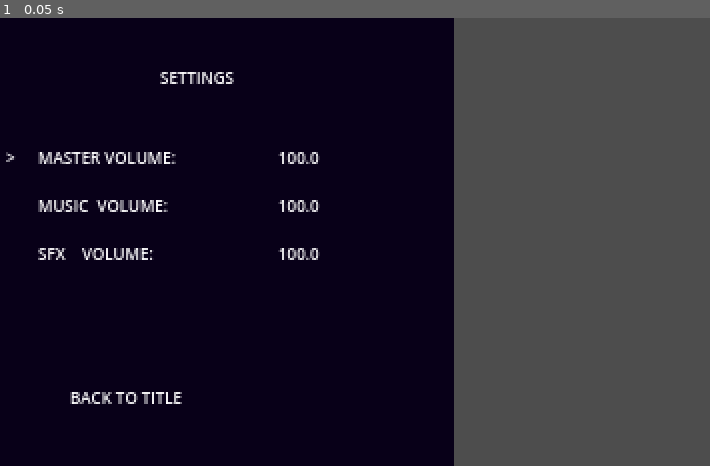
Above: before the commit, frame 1.
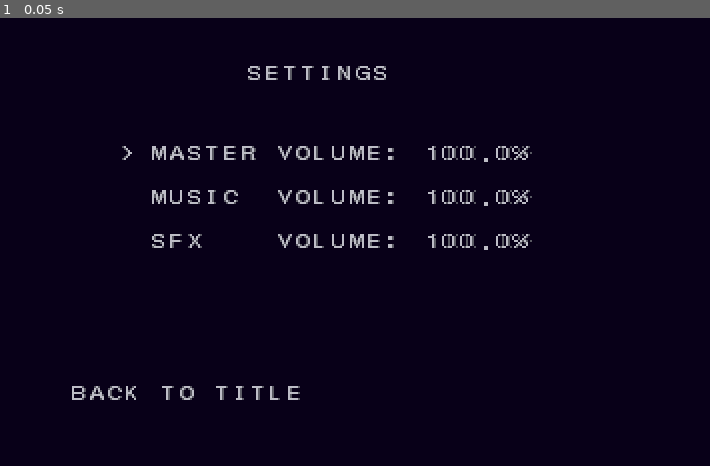
Above: after the commit, the same moment.

Repository: Ricoh2A03/Rockman-World-2-Remake
Game: Godot game, scene res://Scenes/Settings/settings_scene.tscn
Same seed, same stepped clock (60 frames per second), same inputs: the game is played once before the commit and once after it. This scene is started directly instead of the project's main scene. Sound files missing from this copy of the repository are replaced by a short silence.
Inputs:
- Up to frame 1 (0.05 s): no input

The runs differ from the first frame. In frame 1, 39% of the frame differs, in the area x 0-100%, y 0-100%.

Commit message:
Scene transition routine changed
Changed scene references from PackedScene to a String so Godot doesn't freak out when recursion occurs

Diff:
--- a/Objects/Components/Scene Transitor/scene_transitor.gd
+++ b/Objects/Components/Scene Transitor/scene_transitor.gd
@@ -1,5 +1,5 @@
 class_name SceneTransitor extends Node
 
-@export var scenes: Array[PackedScene] = []
+@export var scenes: Array[String] = []
 
-signal start_transition
+#signal start_transition
--- a/Scenes/Copyright Screen/copyright_screen.tscn
+++ b/Scenes/Copyright Screen/copyright_screen.tscn
@@ -1,9 +1,8 @@
-[gd_scene load_steps=15 format=3 uid="uid://br5ihmapn44vc"]
+[gd_scene load_steps=14 format=3 uid="uid://br5ihmapn44vc"]
 
 [ext_resource type="Script" uid="uid://cij1yb1ceiyhm" path="res://Scenes/Copyright Screen/copyright_screen.gd" id="1_qvh7j"]
 [ext_resource type="AudioStream" uid="uid://dn6pwhr1fucyi" path="res://Assets/Music/mus_logo.wav" id="2_upau0"]
 [ext_resource type="Script" uid="uid://gbld5irc21s8" path="res://Objects/Components/Scene Transitor/scene_transitor.gd" id="3_gt8fi"]
-[ext_resource type="PackedScene" uid="uid://cnvt4vlwtpda3" path="res://Scenes/PLACEHOLDER/Title/title.tscn" id="4_dc624"]
 [ext_resource type="Texture2D" uid="uid://ck4vxj3eyb1ya" path="res://Assets/UI/Copyright/capcom_logo.png" id="4_vg17v"]
 [ext_resource type="PackedScene" uid="uid://dvbqo5o3b64ux" path="res://Shared/Color Label/color_label.tscn" id="6_lnwks"]
 
@@ -72,7 +71,7 @@
 
 [node name="SceneTransitor" type="Node" parent="."]
 script = ExtResource("3_gt8fi")
-scenes = Array[PackedScene]([ExtResource("4_dc624")])
+scenes = Array[String](["res://Scenes/PLACEHOLDER/Title/title.tscn"])
 
 [node name="BG" type="ColorRect" parent="."]
 offset_right = 384.0
--- a/Scenes/Main/main.gd
+++ b/Scenes/Main/main.gd
@@ -8,11 +8,11 @@
 ##########################################
 
 ## Scene that loads at the start of the game.
-@export var first_scene: PackedScene
+@export var first_scene: String
 ## Speed at which [member first_scene] is faded in.
 @export var load_fade_speed: float = 0.0
 
-var current_scene: Scene
+var current_scene
 
 ##########################################
 
@@ -72,12 +72,12 @@
 var is_scene_transition: bool = false
 
 ## Returns [code]true[/code] if [member is_scene_transition] is in process.
-func get_scene_transition() -> bool: return is_scene_transition
+func get_scene_transition_state() -> bool: return is_scene_transition
 
 ## Initiaizes a scene transition to a specified file.[br]
 ## Parameter [param duration] determines the speed of the transition.[br]
 ## If [param fade_in] is [code]true[/code], if transition should start with the fade in effect.
-func goto_scene(duration: float, to_scene: PackedScene = null, fade_in: bool = false, music_fade_out: bool = true) -> void:
+func goto_scene(duration: float, scene_path: String = "", fade_in: bool = false, music_fade_out: bool = true) -> void:
 	# Get out if transitioning already.
 	if is_scene_transition: return
 
@@ -99,9 +99,9 @@
 		var delay = get_tree().create_timer(1)
 		await delay.timeout
 
-	if to_scene:
+	if scene_path != "":
 		if current_scene: current_scene.queue_free()
-		var scene_instance = to_scene.instantiate()
+		var scene_instance = load(scene_path).instantiate()
 		current_scene = scene_instance
 		call_deferred("add_child", scene_instance)
 
--- a/Scenes/Main/main.tscn
+++ b/Scenes/Main/main.tscn
@@ -1,12 +1,11 @@
-[gd_scene load_steps=3 format=3 uid="uid://mjdfaonk3tq2"]
+[gd_scene load_steps=2 format=3 uid="uid://mjdfaonk3tq2"]
 
 [ext_resource type="Script" uid="uid://dwx2ii0tuwmi3" path="res://Scenes/Main/main.gd" id="1_wt6wc"]
-[ext_resource type="PackedScene" uid="uid://br5ihmapn44vc" path="res://Scenes/Copyright Screen/copyright_screen.tscn" id="2_lixft"]
 
 [node name="Main" type="Node"]
 process_mode = 3
 script = ExtResource("1_wt6wc")
-first_scene = ExtResource("2_lixft")
+first_scene = "res://Scenes/Copyright Screen/copyright_screen.tscn"
 
 [node name="SceneTransition" type="CanvasLayer" parent="."]
 layer = 10
--- a/Scenes/PLACEHOLDER/Title/title.tscn
+++ b/Scenes/PLACEHOLDER/Title/title.tscn
@@ -1,11 +1,9 @@
-[gd_scene load_steps=9 format=3 uid="uid://cnvt4vlwtpda3"]
+[gd_scene load_steps=7 format=3 uid="uid://cnvt4vlwtpda3"]
 
 [ext_resource type="Script" uid="uid://cosjcealp457" path="res://Scenes/PLACEHOLDER/Title/title.gd" id="1_fqf64"]
 [ext_resource type="Texture2D" uid="uid://do6lc4k2sxk00" path="res://Assets/PLACEHOLDER/Title Screen/title.png" id="1_jyyao"]
 [ext_resource type="AudioStream" uid="uid://cqjv2hekhaa3e" path="res://Assets/Music/Rushjet1/TitleScreen.ogg" id="2_bkpdu"]
 [ext_resource type="Script" uid="uid://gbld5irc21s8" path="res://Objects/Components/Scene Transitor/scene_transitor.gd" id="3_we2a1"]
-[ext_resource type="PackedScene" uid="uid://d0w3aeoj18s8f" path="res://Scenes/Stage Select/stage_select.tscn" id="4_xnlo6"]
-[ext_resource type="PackedScene" uid="uid://xmo08katsae5" path="res://Scenes/Settings/settings_scene.tscn" id="5_6x8gp"]
 [ext_resource type="AudioStream" uid="uid://dyp2iwe05vvx4" path="res://Assets/SFX/Menus/sfx_menu_select.wav" id="6_fop4u"]
 [ext_resource type="PackedScene" uid="uid://dvbqo5o3b64ux" path="res://Shared/Color Label/color_label.tscn" id="7_bkpdu"]
 
@@ -17,7 +15,7 @@
 
 [node name="SceneTransitor" type="Node" parent="."]
 script = ExtResource("3_we2a1")
-scenes = Array[PackedScene]([ExtResource("4_xnlo6"), ExtResource("5_6x8gp")])
+scenes = Array[String](["res://Scenes/Stage Select/stage_select.tscn", "res://Scenes/Settings/settings_scene.tscn"])
 
 [node name="BGColor" type="ColorRect" parent="."]
 anchors_preset = 15
--- a/Scenes/Settings/settings_scene.tscn
+++ b/Scenes/Settings/settings_scene.tscn
@@ -1,7 +1,7 @@
 [gd_scene load_steps=5 format=3 uid="uid://xmo08katsae5"]
 
-[ext_resource type="Texture2D" uid="uid://do6lc4k2sxk00" path="res://Assets/PLACEHOLDER/Title Screen/title.png" id="2_dmbru"]
-[ext_resource type="FontFile" uid="uid://bv7wt3hxgq047" path="res://Assets/Fonts/MMRock9.ttf" id="3_ucn5k"]
+[ext_resource type="PackedScene" uid="uid://b64ts823vknoo" path="res://Objects/Components/Scene Transitor/scene_transitor.tscn" id="1_70m67"]
+[ext_resource type="PackedScene" uid="uid://dvbqo5o3b64ux" path="res://Shared/Color Label/color_label.tscn" id="3_lplij"]
 [ext_resource type="AudioStream" uid="uid://dyp2iwe05vvx4" path="res://Assets/SFX/Menus/sfx_menu_select.wav" id="4_7g67i"]
 
 [sub_resource type="GDScript" id="GDScript_m3fxx"]
@@ -15,49 +15,41 @@
 func _ready() -> void:
 	var i = 0
 	for child in $Values.get_children():
-		child.text = var_to_str(Globals.settings_sound[i])
+		child.set_label(var_to_str(Globals.settings_sound[i]) + \"%\")
 		i += 1
 
 func _input(event):
 	if event.is_action_pressed(\"weapon_menu\"):
-		pass
-
-	if _can_select and event.is_action_pressed(\"up\"):
-
-		%CursorSFX.play()
-		_selection -= 1
-		if _selection < 0: _selection = 1
-
-	if _can_select and event.is_action_pressed(\"down\"):
-		pass
+		Globals.main.goto_scene(0.35, scene_transitor.scenes[0])
 
 func _process(delta: float) -> void:
 	pass
 "
 
-[node name="SettingsScene" type="Node2D"]
+[node name="SettingsScene" type="Node2D" node_paths=PackedStringArray("scene_transitor")]
 script = SubResource("GDScript_m3fxx")
+scene_transitor = NodePath("SceneTransitor")
 
-[node name="BG" type="Sprite2D" parent="."]
-position = Vector2(-256, -224)
-scale = Vector2(2, 2)
-texture = ExtResource("2_dmbru")
-centered = false
+[node name="SceneTransitor" parent="." instance=ExtResource("1_70m67")]
+scenes = Array[String](["res://Scenes/PLACEHOLDER/Title/title.tscn"])
+
+[node name="BG" type="ColorRect" parent="."]
+offset_right = 384.0
+offset_bottom = 224.0
+color = Color(0.0313726, 0, 0.0941176, 1)
 metadata/_edit_lock_ = true
-
-[node name="Cursor" type="Label" parent="."]
-unique_name_in_owner = true
-offset_left = 32.0
-offset_top = 64.0
-offset_right = 40.0
-offset_bottom = 73.0
-theme_override_fonts/font = ExtResource("3_ucn5k")
-theme_override_font_sizes/font_size = 8
-text = ">"
 
 [node name="CursorSFX" type="AudioStreamPlayer" parent="."]
 unique_name_in_owner = true
 stream = ExtResource("4_7g67i")
+
+[node name="Cursor" parent="." instance=ExtResource("3_lplij")]
+unique_name_in_owner = true
+offset_left = 88.0
+offset_top = 64.0
+offset_right = 97.0
+offset_bottom = 72.0
+text = ">"
 
 [node name="Text" type="Control" parent="."]
 layout_mode = 3
@@ -67,56 +59,32 @@
 grow_horizontal = 2
 grow_vertical = 2
 
-[node name="MenuText" type="Label" parent="Text"]
+[node name="Settings" parent="Text" instance=ExtResource("3_lplij")]
 layout_mode = 0
-offset_left = 96.0
+offset_left = 152.0
 offset_top = 24.0
-offset_right = 160.0
-offset_bottom = 33.0
-theme_override_fonts/font = ExtResource("3_ucn5k")
-theme_override_font_sizes/font_size = 8
+offset_right = 224.0
+offset_bottom = 32.0
 text = "SETTINGS"
-horizontal_alignment = 1
-vertical_alignment = 1
 
-[node name="MasterVolume" type="Label" parent="Text"]
+[node name="SettingsNames" parent="Text" instance=ExtResource("3_lplij")]
 layout_mode = 0
-offset_left = 48.0
+offset_left = 104.0
 offset_top = 64.0
-offset_right = 152.0
-offset_bottom = 73.0
-theme_override_fonts/font = ExtResource("3_ucn5k")
-theme_override_font_sizes/font_size = 8
-text = "MASTER VOLUME:"
+offset_right = 230.0
+offset_bottom = 116.0
+text = "MASTER VOLUME:
 
-[node name="MusicVolume" type="Label" parent="Text"]
-layout_mode = 0
-offset_left = 48.0
-offset_top = 88.0
-offset_right = 152.0
-offset_bottom = 97.0
-theme_override_fonts/font = ExtResource("3_ucn5k")
-theme_override_font_sizes/font_size = 8
-text = "MUSIC  VOLUME:"
+MUSIC  VOLUME:
 
-[node name="SFXVolume" type="Label" parent="Text"]
-layout_mode = 0
-offset_left = 48.0
-offset_top = 112.0
-offset_right = 152.0
-offset_bottom = 121.0
-theme_override_fonts/font = ExtResource("3_ucn5k")
-theme_override_font_sizes/font_size = 8
-text = "SFX    VOLUME:"
+SFX    VOLUME:"
 
-[node name="GoToTitle" type="Label" parent="Text"]
+[node name="BackToTitle" parent="Text" instance=ExtResource("3_lplij")]
 layout_mode = 0
 offset_left = 64.0
 offset_top = 184.0
-offset_right = 168.0
-offset_bottom = 193.0
-theme_override_fonts/font = ExtResource("3_ucn5k")
-theme_override_font_sizes/font_size = 8
+offset_right = 181.0
+offset_bottom = 192.0
 text = "BACK TO TITLE"
 
 [node name="Values" type="Control" parent="."]
@@ -127,35 +95,29 @@
 grow_horizontal = 2
 grow_vertical = 2
 
-[node name="MasterValue" type="Label" parent="Values"]
+[node name="ValueMaster" parent="Values" instance=ExtResource("3_lplij")]
 unique_name_in_owner = true
 layout_mode = 0
-offset_left = 168.0
+offset_left = 240.0
 offset_top = 64.0
-offset_right = 176.0
-offset_bottom = 73.0
-theme_override_fonts/font = ExtResource("3_ucn5k")
-theme_override_font_sizes/font_size = 8
-text = "0"
+offset_right = 276.0
+offset_bottom = 72.0
+horizontal_alignment = 2
 
-[node name="MusicValue" type="Label" parent="Values"]
+[node name="ValueMusic" parent="Values" instance=ExtResource("3_lplij")]
 unique_name_in_owner = true
 layout_mode = 0
-offset_left = 168.0
-offset_top = 88.0
-offset_right = 176.0
-offset_bottom = 97.0
-theme_override_fonts/font = ExtResource("3_ucn5k")
-theme_override_font_sizes/font_size = 8
-text = "0"
+offset_left = 240.0
+offset_top = 86.0
+offset_right = 276.0
+offset_bottom = 94.0
+horizontal_alignment = 2
 
-[node name="SFXValue" type="Label" parent="Values"]
+[node name="ValueSFX" parent="Values" instance=ExtResource("3_lplij")]
 unique_name_in_owner = true
 layout_mode = 0
-offset_left = 168.0
-offset_top = 112.0
-offset_right = 176.0
-offset_bottom = 121.0
-theme_override_fonts/font = ExtResource("3_ucn5k")
-theme_override_font_sizes/font_size = 8
-text = "0"
+offset_left = 240.0
+offset_top = 108.0
+offset_right = 276.0
+offset_bottom = 116.0
+horizontal_alignment = 2
--- a/Scenes/Stage Select/stage_select.gd
+++ b/Scenes/Stage Select/stage_select.gd
@@ -77,7 +77,7 @@
 			else: cur_Ypos = 0
 			%CursorSFX.play()
 
-		if Input.is_action_just_pressed("weapon_menu") and !Globals.main.get_scene_transition():
+		if Input.is_action_just_pressed("weapon_menu") and !Globals.main.get_scene_transition_state():
 			if scene_transitor.scenes[selection]:
 				can_select = false
 				%Cursor.visible = false
--- a/Scenes/Stage Select/stage_select.tscn
+++ b/Scenes/Stage Select/stage_select.tscn
@@ -1,16 +1,13 @@
-[gd_scene load_steps=27 format=3 uid="uid://d0w3aeoj18s8f"]
+[gd_scene load_steps=24 format=3 uid="uid://d0w3aeoj18s8f"]
 
 [ext_resource type="Script" uid="uid://bs6i8rta126bn" path="res://Scenes/Stage Select/stage_select.gd" id="1_dhu47"]
 [ext_resource type="AudioStream" uid="uid://canvp6b3nve6u" path="res://Assets/Music/Rushjet1/StageSelected.ogg" id="2_34vyr"]
 [ext_resource type="AudioStream" uid="uid://d0q13gp80q1y8" path="res://Assets/Music/Rushjet1/StageSelect.ogg" id="2_732bc"]
 [ext_resource type="PackedScene" uid="uid://b64ts823vknoo" path="res://Objects/Components/Scene Transitor/scene_transitor.tscn" id="3_3kunf"]
 [ext_resource type="AudioStream" uid="uid://dyp2iwe05vvx4" path="res://Assets/SFX/Menus/sfx_menu_select.wav" id="3_qiqsc"]
-[ext_resource type="PackedScene" uid="uid://dsx8yqc6k43cn" path="res://Scenes/Stages/Air Man/air_man_stage.tscn" id="4_732bc"]
 [ext_resource type="Texture2D" uid="uid://o216hifamkon" path="res://Assets/UI/Stage Select/stage_select_cursor.png" id="4_cyiw1"]
-[ext_resource type="PackedScene" uid="uid://ciqs0sqagcg73" path="res://Scenes/Stages/Cyber Test Stage/cyber_test_stage.tscn" id="4_on21k"]
 [ext_resource type="Texture2D" uid="uid://cxgutv4of7tol" path="res://Assets/UI/Stage Select/boss_intro_stars2.png" id="6_7so4t"]
 [ext_resource type="AudioStream" uid="uid://q1g4fu5hj8ka" path="res://Assets/SFX/Menus/sfx_stage_selected.wav" id="7_l0qwi"]
-[ext_resource type="PackedScene" uid="uid://u5fg0e8u3v0v" path="res://Scenes/Stages/Widescreen Test/stage_widescreen_test.tscn" id="7_m0myh"]
 [ext_resource type="Texture2D" uid="uid://cn21u3u737re" path="res://Assets/UI/Stage Select/boss_intro_stars3.png" id="7_o2u7y"]
 [ext_resource type="Texture2D" uid="uid://2a4tnxm7y74e" path="res://Assets/UI/Stage Select/brick_bg.png" id="9_o2u7y"]
 [ext_resource type="Texture2D" uid="uid://dlykmdtcn33ca" path="res://Assets/UI/Stage Select/bosses_row1.png" id="10_7so4t"]
@@ -194,7 +191,7 @@
 scene_transitor = NodePath("SceneTransitor")
 
 [node name="SceneTransitor" parent="." instance=ExtResource("3_3kunf")]
-scenes = Array[PackedScene]([null, ExtResource("4_732bc"), null, null, ExtResource("4_on21k"), ExtResource("7_m0myh"), null, null, null])
+scenes = Array[String](["", "res://Scenes/Stages/Air Man/air_man_stage.tscn", "", "", "", "res://Scenes/Stages/Widescreen Test/stage_widescreen_test.tscn", "", "", ""])
 
 [node name="BGContainer" type="Node" parent="."]
 
--- a/Shared/Color Label/color_label.gd
+++ b/Shared/Color Label/color_label.gd
@@ -1,4 +1,3 @@
-@tool
 class_name ColorLabel extends Label
 
 const DEFAULT_COLOR = 0xBDBDC6
@@ -8,6 +7,7 @@
 
 func _ready():
 	shadow.text = text
+	shadow.horizontal_alignment = horizontal_alignment
 
 ## Both label texts will be set to a [param txt].
 func set_label(txt: String) -> void:
